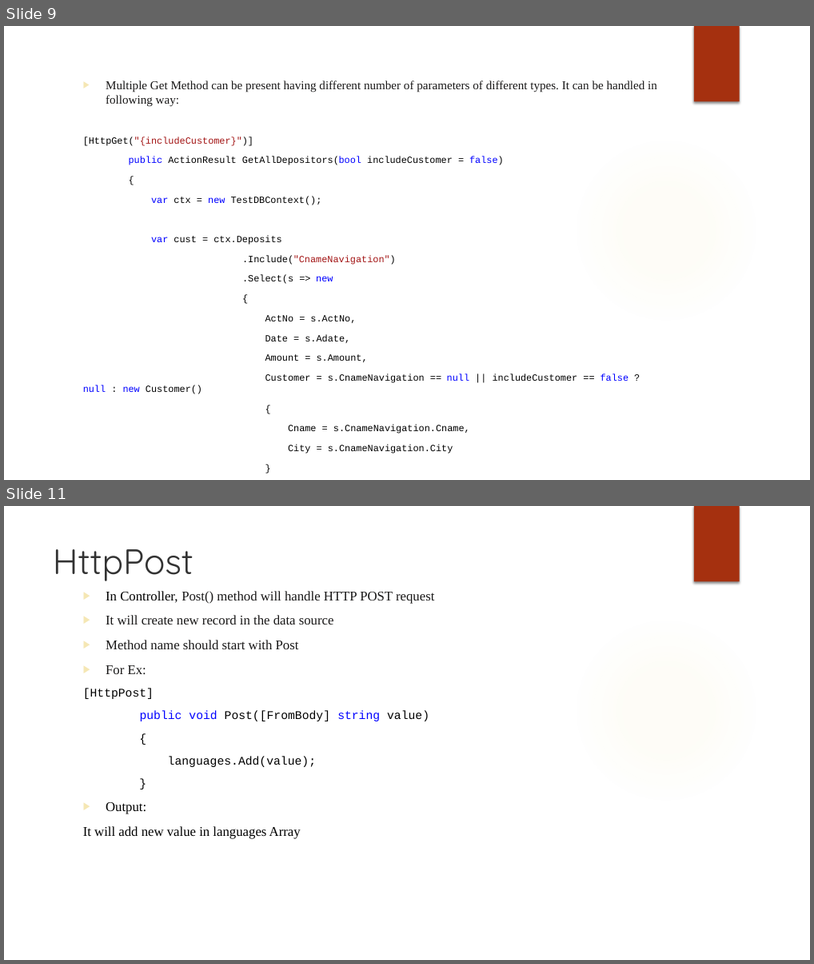
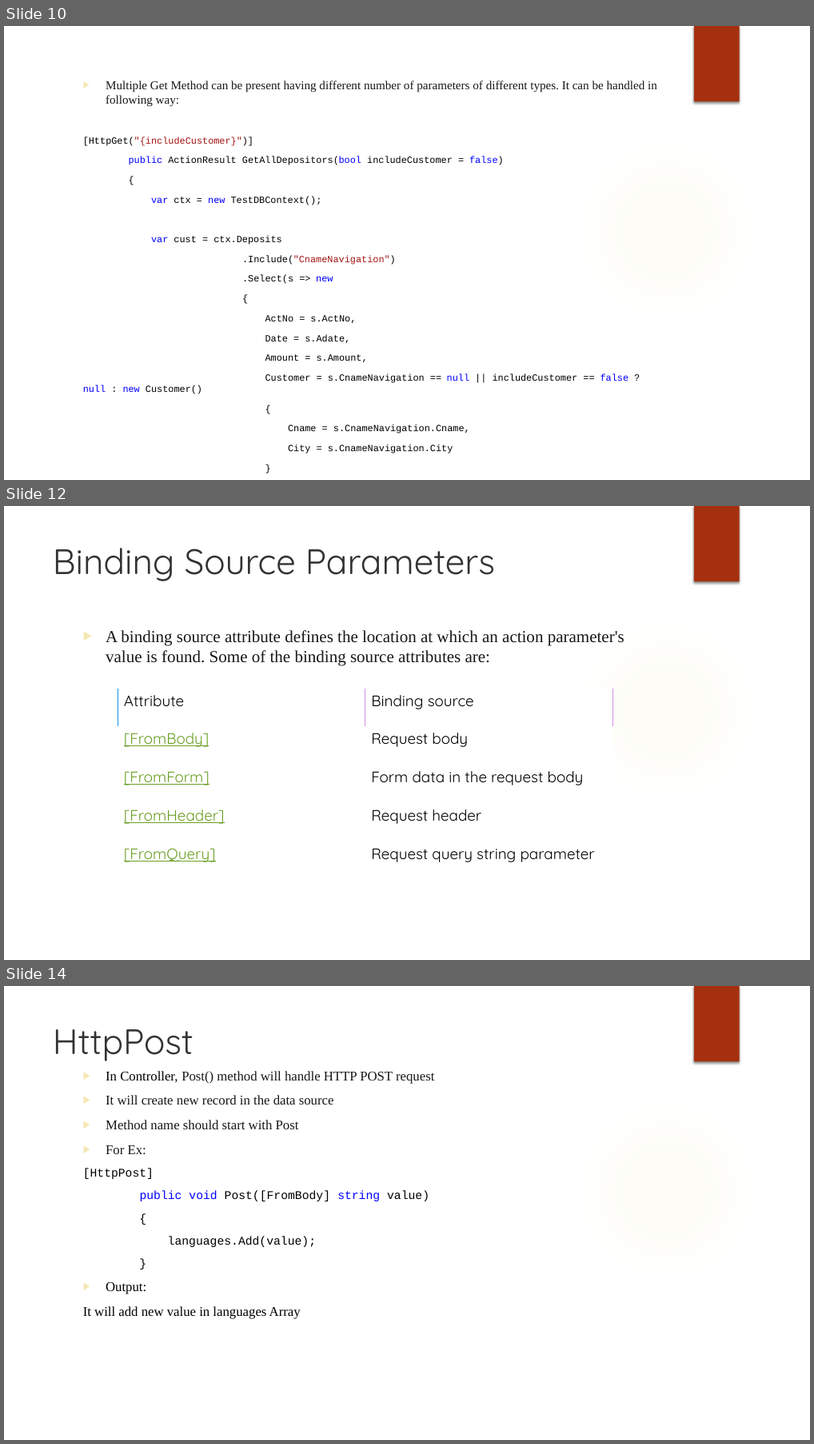
Before and after one commit to rx-training/Training-Jan-2021, a slide deck: Modules/C#/Day14/Disha-Shah/Assignment/Net Core Web API.pptx. Shown one above the other, each under a label of ours: slides 9 and 11 before the commit, slides 10, 12 and 14 after it; the slides between them are not shown. The pictures are 814x964 and 814x1444 pixels, drawn with LibreOffice and Linux fonts; fonts in the diff are those of the drawing; background and template pictures are left out. Boxes give left, top, right and bottom in pixels: in the first picture for what was removed or moved away, otherwise in the second. Text is boxed around its words. In the diff, an @@ line names an element or a change of style, - is before the commit and + after.

```diff
--- a/Modules/C#/Day14/Disha-Shah/Assignment/Net Core Web API.pptx
+++ b/Modules/C#/Day14/Disha-Shah/Assignment/Net Core Web API.pptx
@@ slide 12 added at (x1=4, y1=506, x2=810, y2=960), background #FFFFFF; not listed: 2 template elements that a slide beside it also shows @@
@@ title added at (x1=53, y1=548, x2=495, y2=581), 42 pt, text #323232 @@
+Binding Source Parameters
@@ text added at (x1=106, y1=630, x2=625, y2=666), 20 pt, text #171717 @@
+▶ A binding source attribute defines the location at which an action parameter's value is found. Some of the binding source attributes are:
@@ table added at (x1=118, y1=688, x2=613, y2=880), 5 rows, 2 columns @@
+Attribute | Binding source
+[FromBody] | Request body
+[FromForm] | Form data in the request body
+[FromHeader] | Request header
+[FromQuery] | Request query string parameter
@@ what was slide 9 is now slide 10 @@
@@ what was slide 11 is now slide 14 @@
```
Also in this commit, not shown: 6 slides changed, 2 other slides added, 8 other files.
